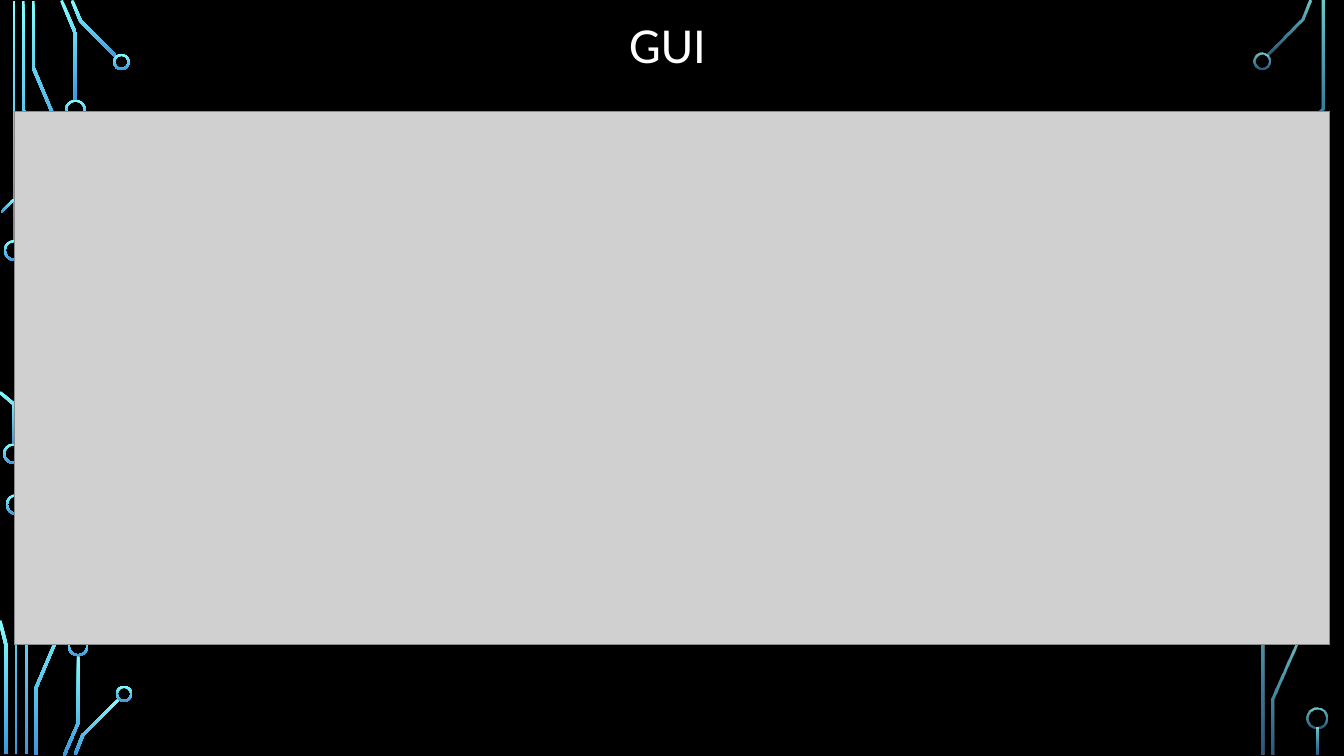
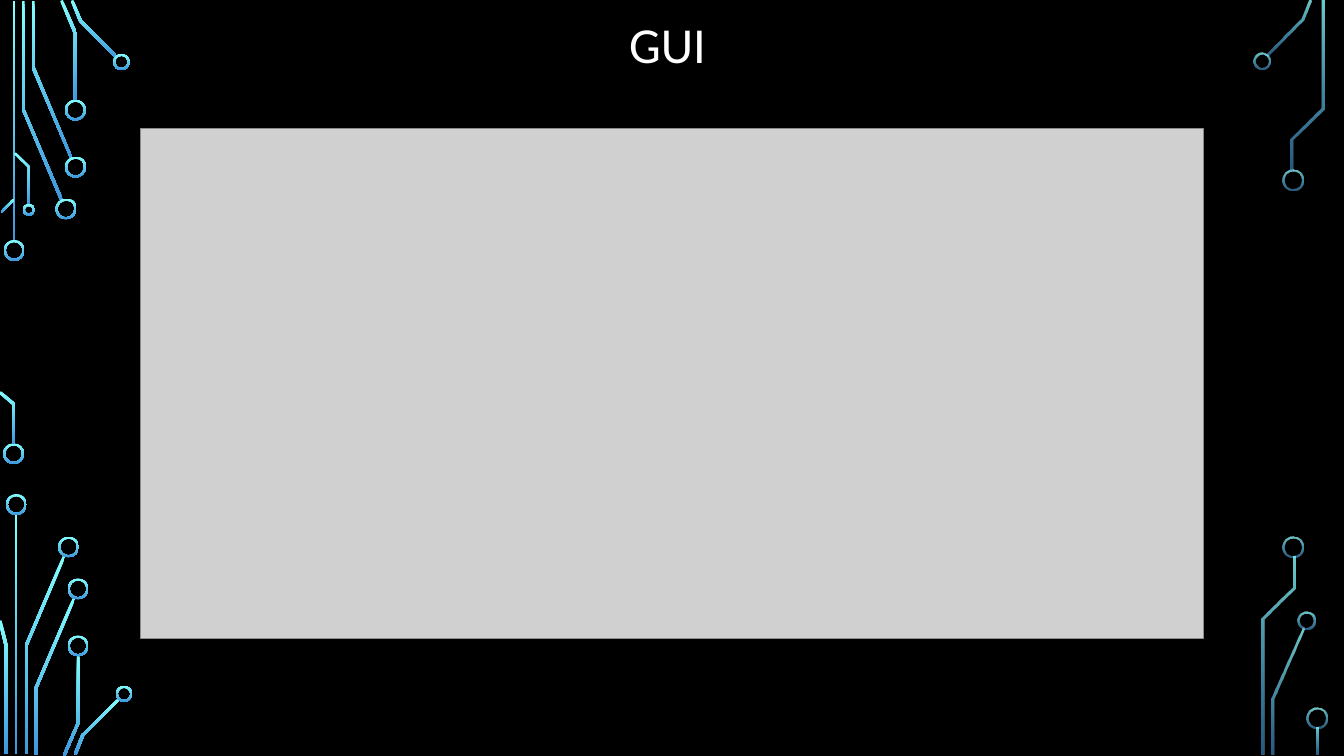
Before and after one commit to Bakirbrkic/Eye-Surgery-Laser-Control, a slide deck: slide 6 of Presentation/Presentation1.pptx (slide 8 before the commit). Drawn at 1344x756 pixels with LibreOffice and Linux fonts; fonts in the diff are those of the drawing; grey boxes stand for pictures; background and template pictures are left out. Boxes give left, top, right and bottom in pixels: in the first picture for what was removed or moved away, otherwise in the second. Text is boxed around its words. In the diff, an @@ line names an element or a change of style, - is before the commit and + after.

```diff
--- a/Presentation/Presentation1.pptx
+++ b/Presentation/Presentation1.pptx
@@ picture: place and size @@
-picture at [14, 111, 1330, 644]
+picture at [140, 129, 1203, 638]
@@ group added at [22, 156, 1316, 629]: 8 freeform shapes @@
```
Also in this commit, not shown: 1 other slide changed, 4 slides added, 3 slides removed, 3 other files.
